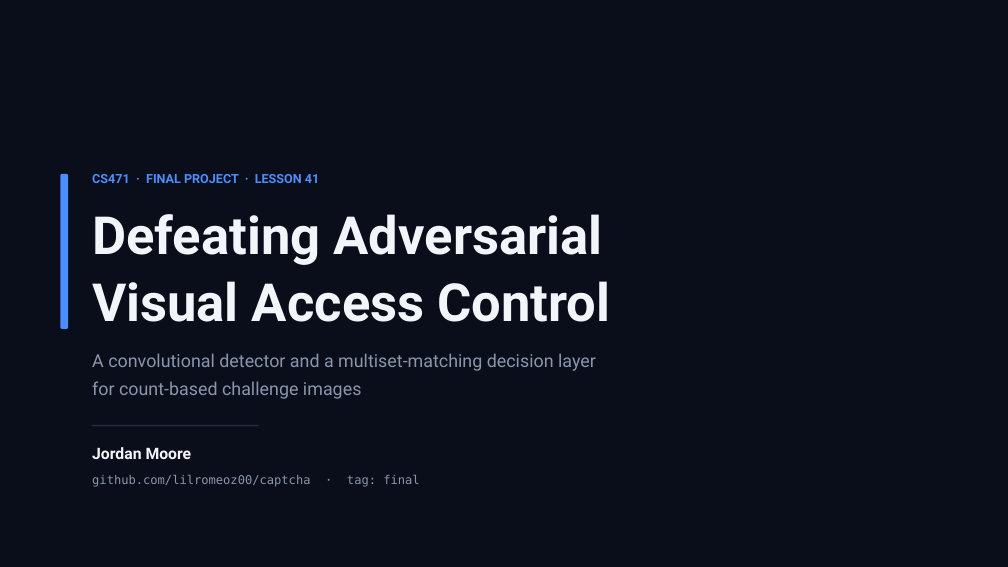
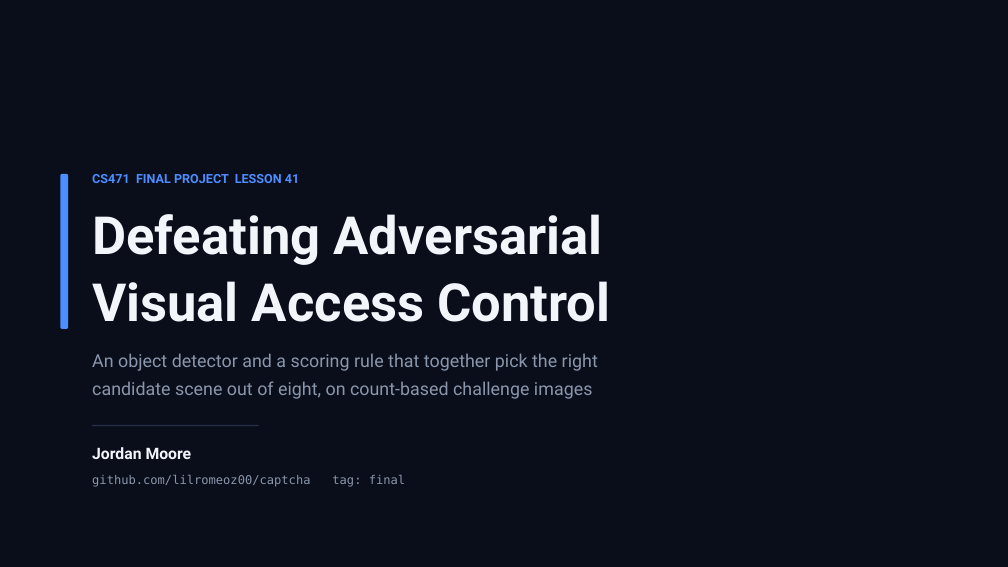
Before and after one commit to lilromeoz00/captcha, a slide deck: slide 1 of CS471_Presentation.pptx. Drawn at 1008x567 pixels with LibreOffice and Linux fonts; fonts in the diff are those of the drawing. Boxes give left, top, right and bottom in pixels: in the first picture for what was removed or moved away, otherwise in the second. Text is boxed around its words. In the diff, an @@ line names an element or a change of style, - is before the commit and + after.

```diff
--- a/CS471_Presentation.pptx
+++ b/CS471_Presentation.pptx
@@ text at (92,174,299,183): text changed @@
-CS471 · FINAL PROJECT · LESSON 41
+CS471 FINAL PROJECT LESSON 41
@@ text at (92,353,598,399): text changed @@
-A convolutional detector and a multiset-matching decision layer
-for count-based challenge images
+An object detector and a scoring rule that together pick the right
+candidate scene out of eight, on count-based challenge images
@@ text at (92,475,405,487): text changed @@
-github.com/lilromeoz00/captcha · tag: final
+github.com/lilromeoz00/captcha tag: final
```
Also in this commit, not shown: 11 other slides changed, 15 other files.
